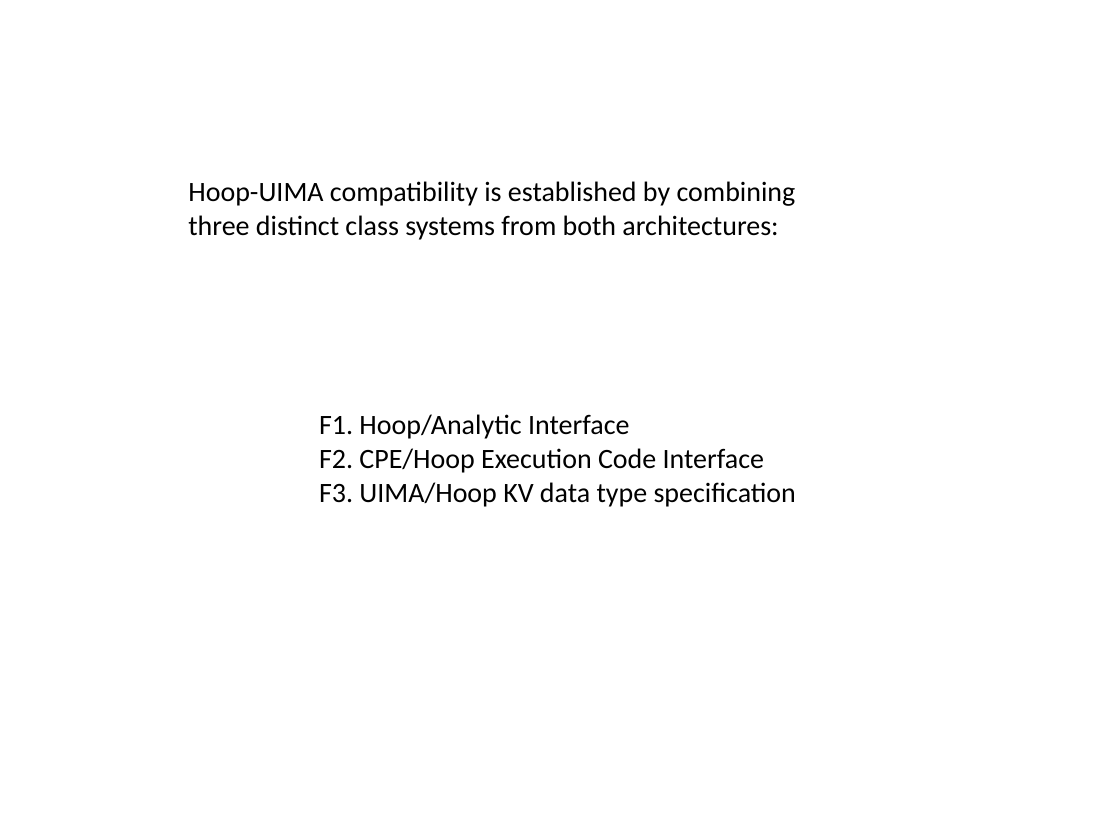
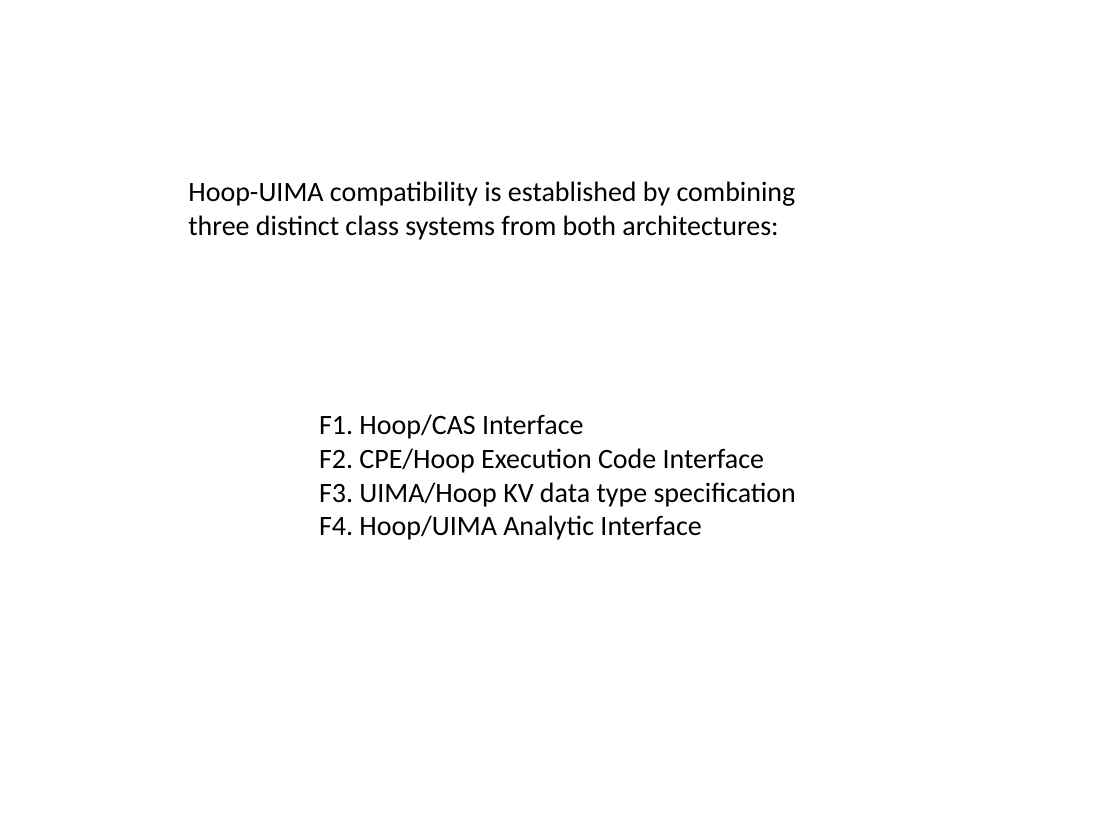
Before and after one commit to Mindtoeye/Hoop, a slide deck: slide 7 of Resources/Documentation/UML+DomainModels.pptx. Drawn at 1120x840 pixels with LibreOffice and Linux fonts; fonts in the diff are those of the drawing. Boxes give left, top, right and bottom in pixels: in the first picture for what was removed or moved away, otherwise in the second. Text is boxed around its words. In the diff, an @@ line names an element or a change of style, - is before the commit and + after.

Commit message:
Lots of cleanup so that the repository doesn't foul up. Finished a proper version of the Hoop/UIMA UML. Started the construction of Weka support as an analyze hoop

```diff
--- a/Resources/Documentation/UML+DomainModels.pptx
+++ b/Resources/Documentation/UML+DomainModels.pptx
@@ text at (319, 414, 583, 439): text changed @@
-F1. Hoop/Analytic Interface
+F1. Hoop/CAS Interface
@@ text at (319, 515, 701, 540): paragraph added @@
+F4. Hoop/UIMA Analytic Interface
```
Also in this commit, not shown: 2 other slides changed, 1 slide added, 8 other files.
